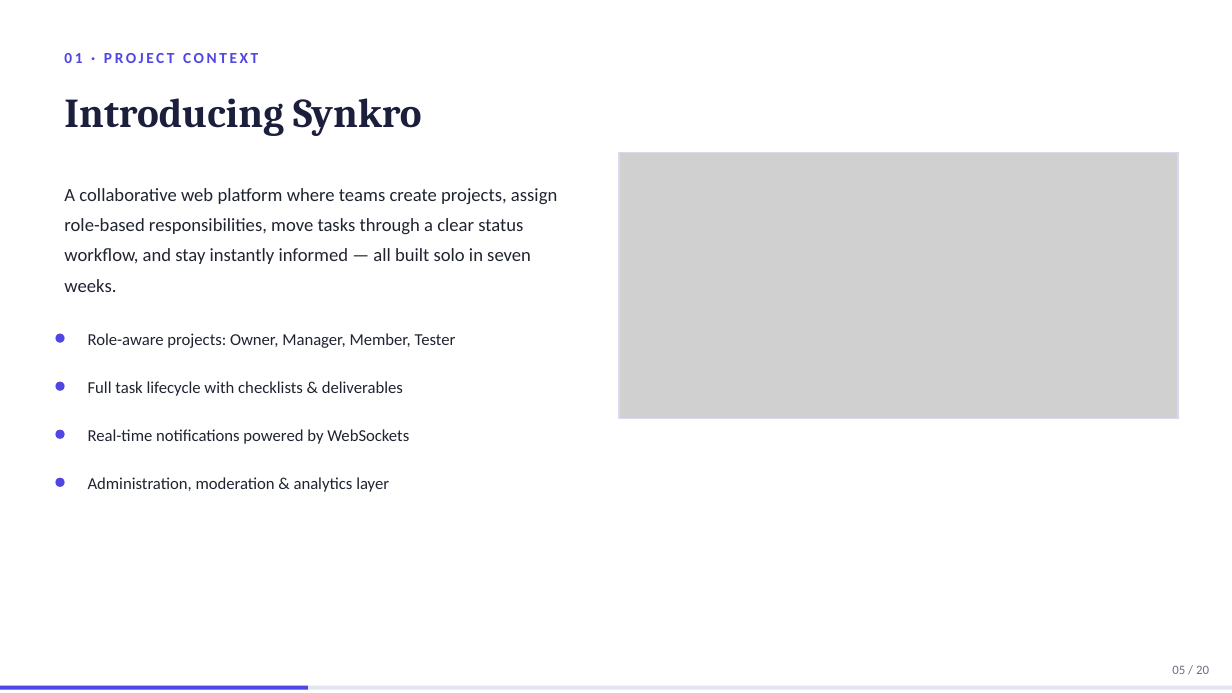
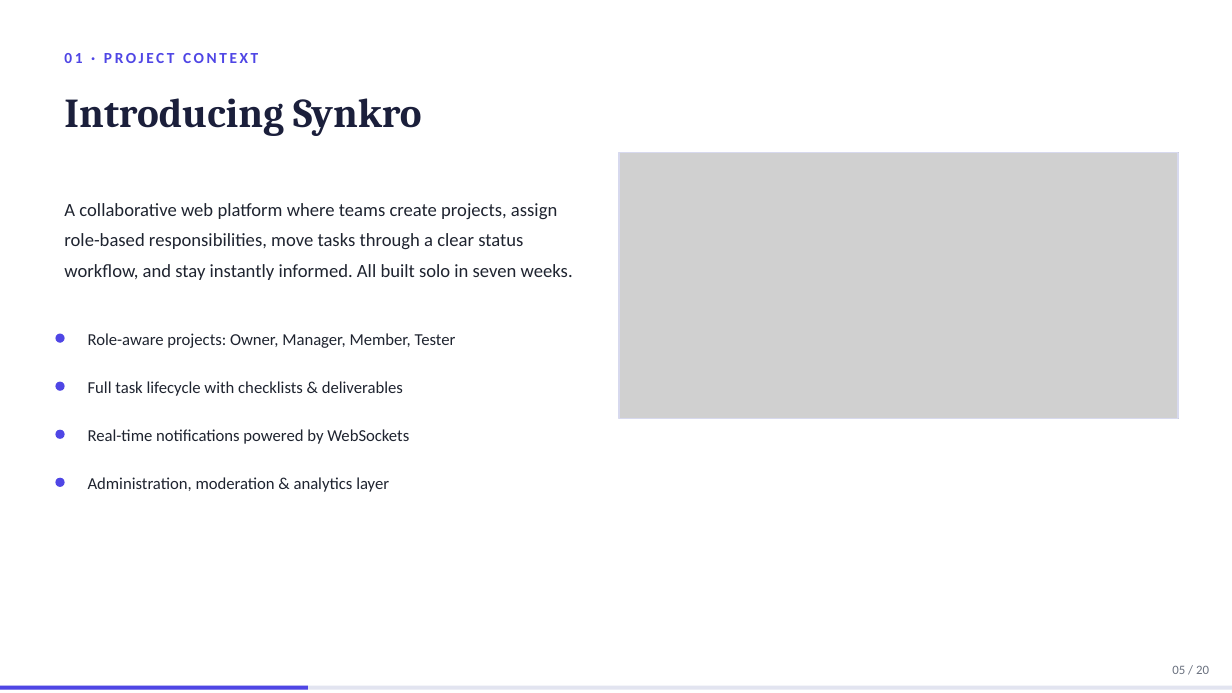
Before and after one commit to domdomxy/synkro, a slide deck: slide 5 of Synkro_PFA_Defense.pptx. Drawn at 1232x693 pixels with LibreOffice and Linux fonts; fonts in the diff are those of the drawing; grey boxes stand for pictures. Boxes give left, top, right and bottom in pixels: in the first picture for what was removed or moved away, otherwise in the second. Text is boxed around its words. In the diff, an @@ line names an element or a change of style, - is before the commit and + after.

```diff
--- a/Synkro_PFA_Defense.pptx
+++ b/Synkro_PFA_Defense.pptx
@@ text at <box>64,203,573,280</box>: text changed @@
-A collaborative web platform where teams create projects, assign role-based responsibilities, move tasks through a clear status workflow, and stay instantly informed — all built solo in seven weeks.
+A collaborative web platform where teams create projects, assign role-based responsibilities, move tasks through a clear status workflow, and stay instantly informed. All built solo in seven weeks.
```
Also in this commit, not shown: 11 other slides changed.
